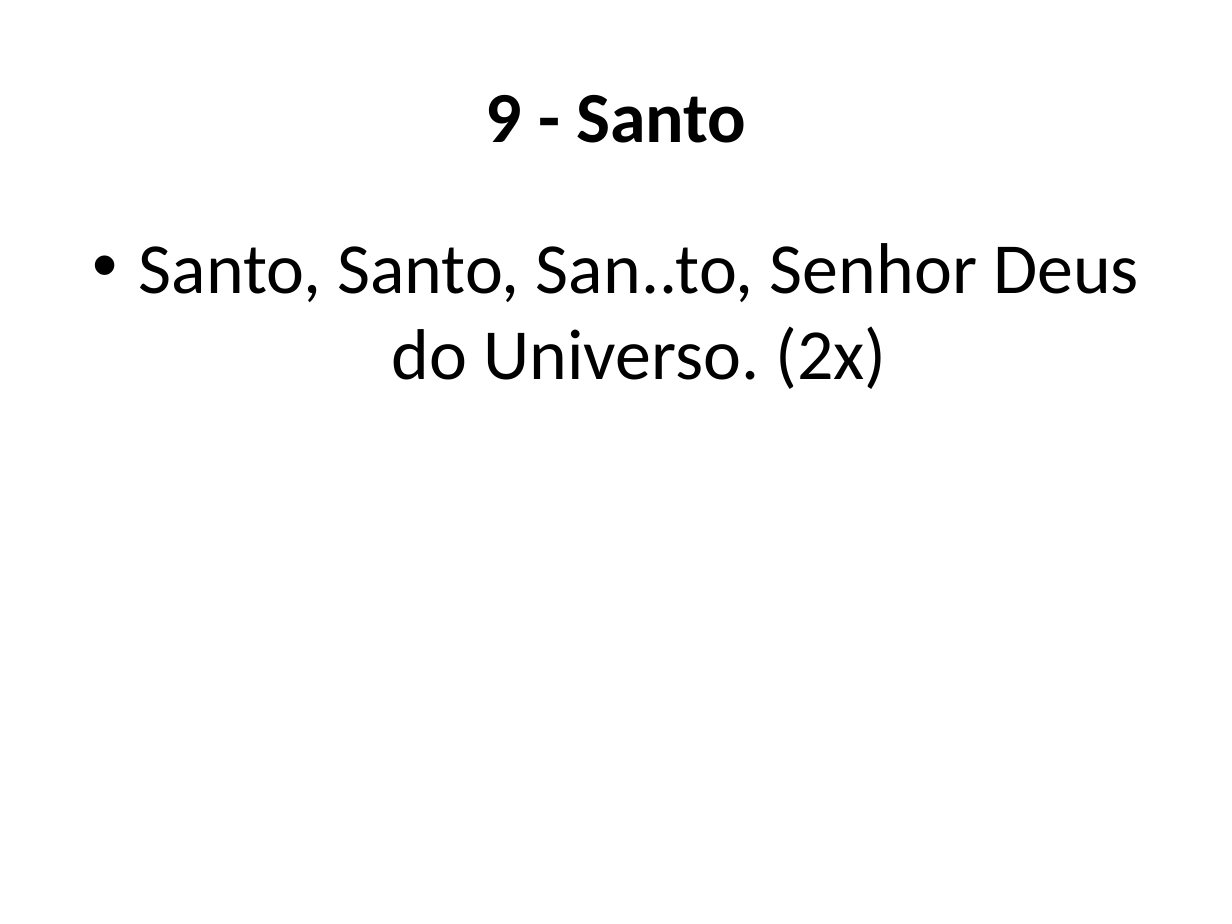
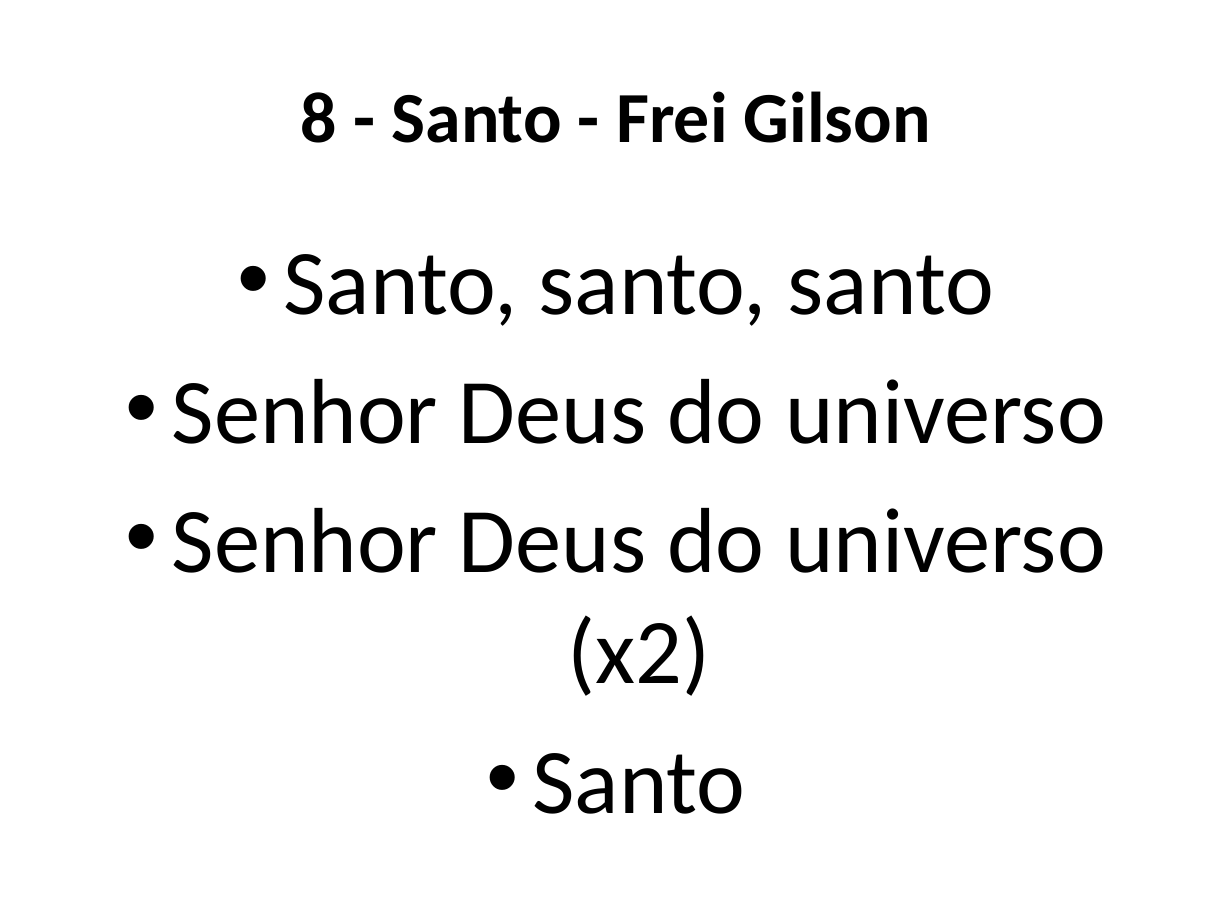
Before and after one commit to Natanielsr/slides-generator, a slide deck: slide 39 of slides.pptx (slide 35 before the commit). Drawn at 1232x924 pixels with LibreOffice and Linux fonts; fonts in the diff are those of the drawing. Boxes give left, top, right and bottom in pixels: in the first picture for what was removed or moved away, otherwise in the second. Text is boxed around its words. In the diff, an @@ line names an element or a change of style, - is before the commit and + after.

```diff
--- a/slides.pptx
+++ b/slides.pptx
@@ title at (301,91,931,143): text changed @@
-9 - Santo
+8 - Santo - Frei Gilson
@@ text at (172,254,1105,814): text changed; size 42 to 54 pt @@
-• Santo, Santo, San..to, Senhor Deus do Universo. (2x)
+• Santo, santo, santo
+• Senhor Deus do universo
+• Senhor Deus do universo (x2)
+• Santo
```
Also in this commit, not shown: 17 other slides changed, 36 slides added, 25 slides removed, 33 other files.
